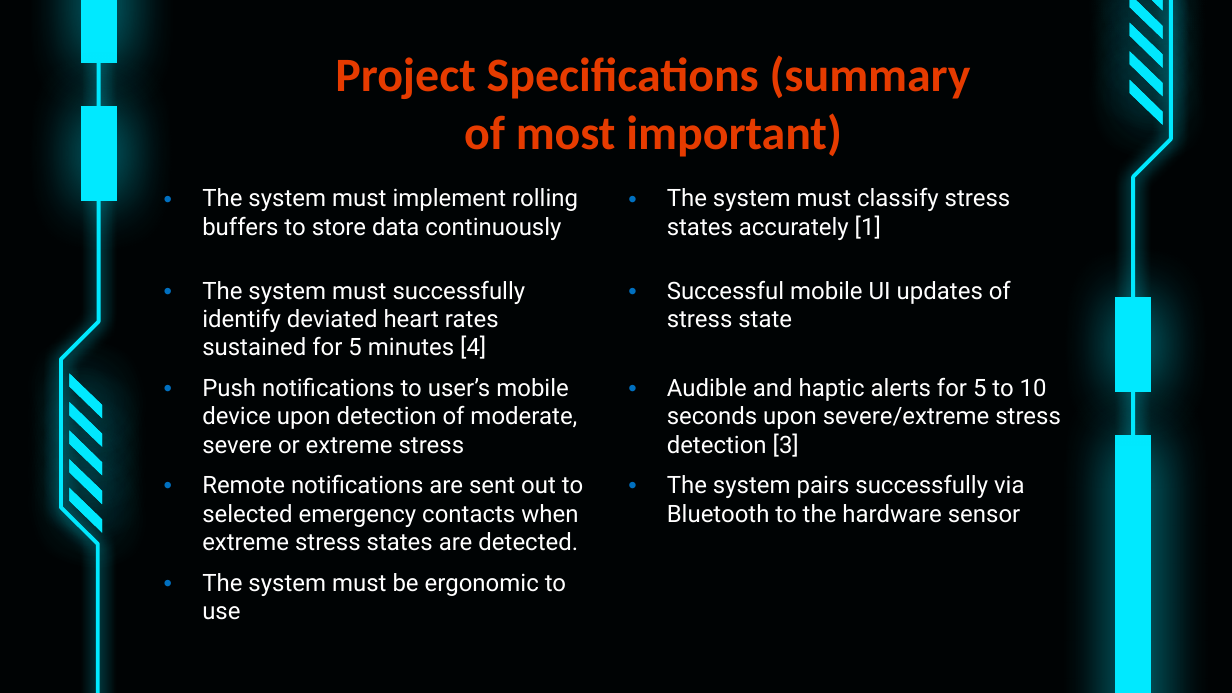
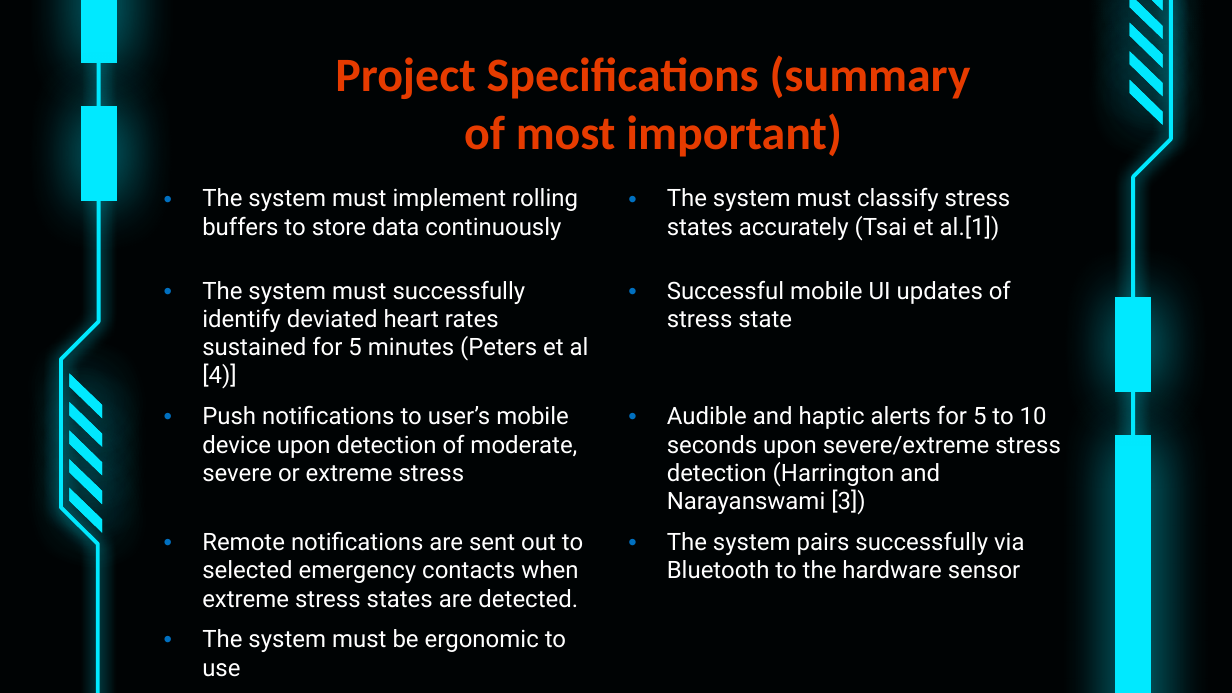
Before and after one commit to brainiac1909-prog/The_Vitality_Watchdog, a slide deck: slide 5 of P2/PRES.pptx. Drawn at 1232x693 pixels with LibreOffice and Linux fonts; fonts in the diff are those of the drawing. Boxes give left, top, right and bottom in pixels: in the first picture for what was removed or moved away, otherwise in the second. Text is boxed around its words. In the diff, an @@ line names an element or a change of style, - is before the commit and + after.

```diff
--- a/P2/PRES.pptx
+++ b/P2/PRES.pptx
@@ table at [152,179,1080,687] @@
-row 1, column 2: The system must classify stress states accurately [1]
+row 1, column 2: The system must classify stress states accurately (Tsai et al.[1])
-row 2, column 1: The system must successfully identify deviated heart rates sustained for 5 minutes [4]
+row 2, column 1: The system must successfully identify deviated heart rates sustained for 5 minutes (Peters et al [4)]
-row 3, column 2: Audible and haptic alerts for 5 to 10 seconds upon severe/extreme stress detection [3]
+row 3, column 2: Audible and haptic alerts for 5 to 10 seconds upon severe/extreme stress detection (Harrington and Narayanswami [3])
```
Also in this commit, not shown: 3 other slides changed.
